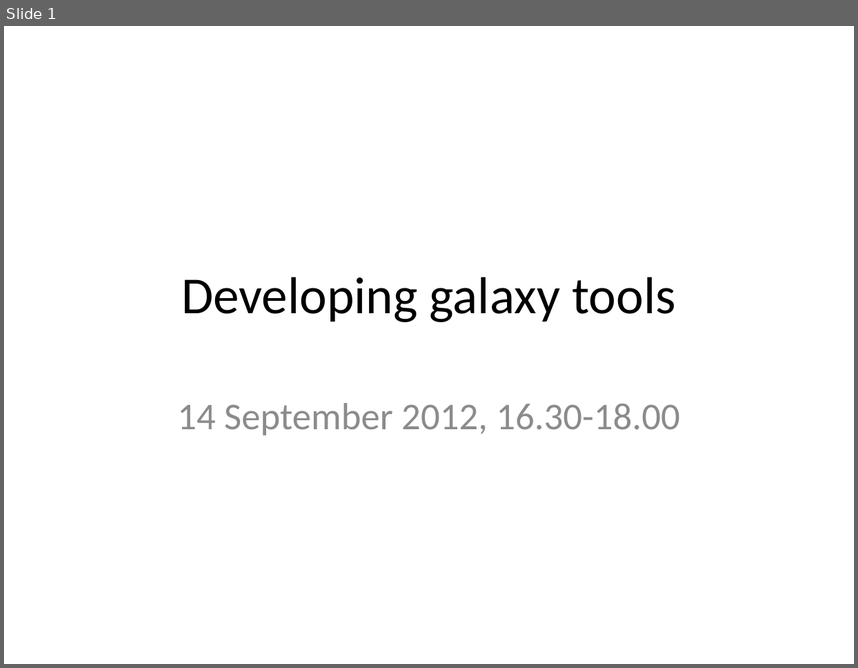
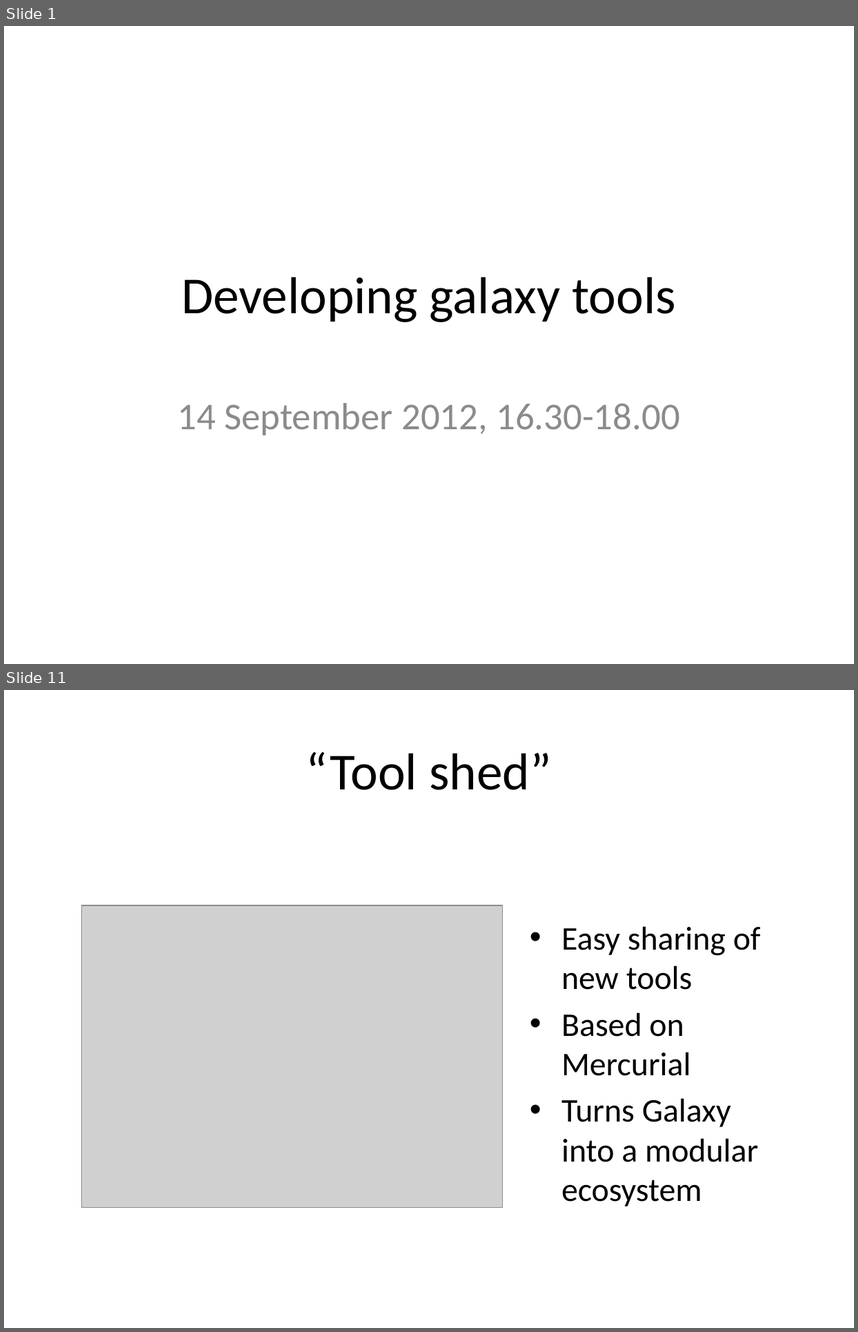
Before and after one commit to rvosa/ngs-workflows, a slide deck: doc/slides/day4/session4/DevelopingGalaxy.pptx. Shown one above the other, each under a label of ours: slide 1 before the commit, slides 1 and 11 after it; the slides between them are not shown. The pictures are 858x668 and 858x1332 pixels, drawn with LibreOffice and Linux fonts; fonts in the diff are those of the drawing; grey boxes stand for pictures. Boxes give left, top, right and bottom in pixels: in the first picture for what was removed or moved away, otherwise in the second. Text is boxed around its words. In the diff, an @@ line names an element or a change of style, - is before the commit and + after.

```diff
--- a/doc/slides/day4/session4/DevelopingGalaxy.pptx
+++ b/doc/slides/day4/session4/DevelopingGalaxy.pptx
@@ slide 11 added at [4,690,854,1328], background #FFFFFF @@
@@ title added at [306,752,551,790], 44 pt, text #000000 @@
+“Tool shed”
@@ picture added at [82,905,503,1207] @@
@@ text added at [562,926,761,1206], 28 pt, text #000000 @@
+• Easy sharing of new tools
+• Based on Mercurial
+• Turns Galaxy into a modular ecosystem
```
Also in this commit, not shown: 1 slide changed, 10 other slides added, 4 slides removed.
